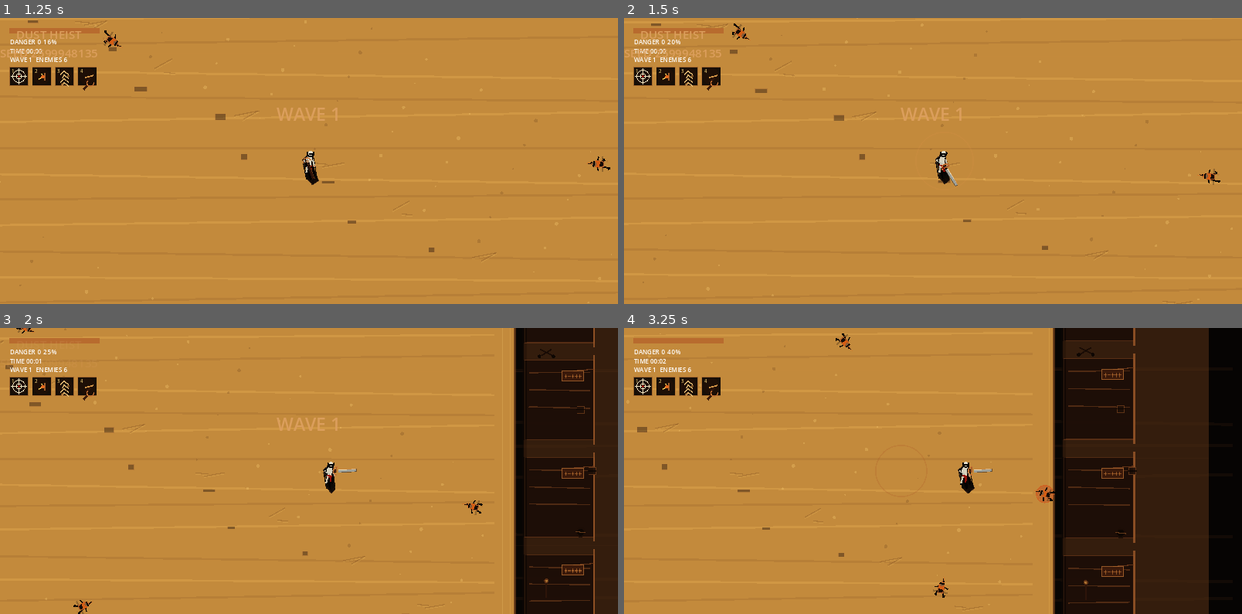
Above: before the commit, frames 1-4 (two rows, left to right).
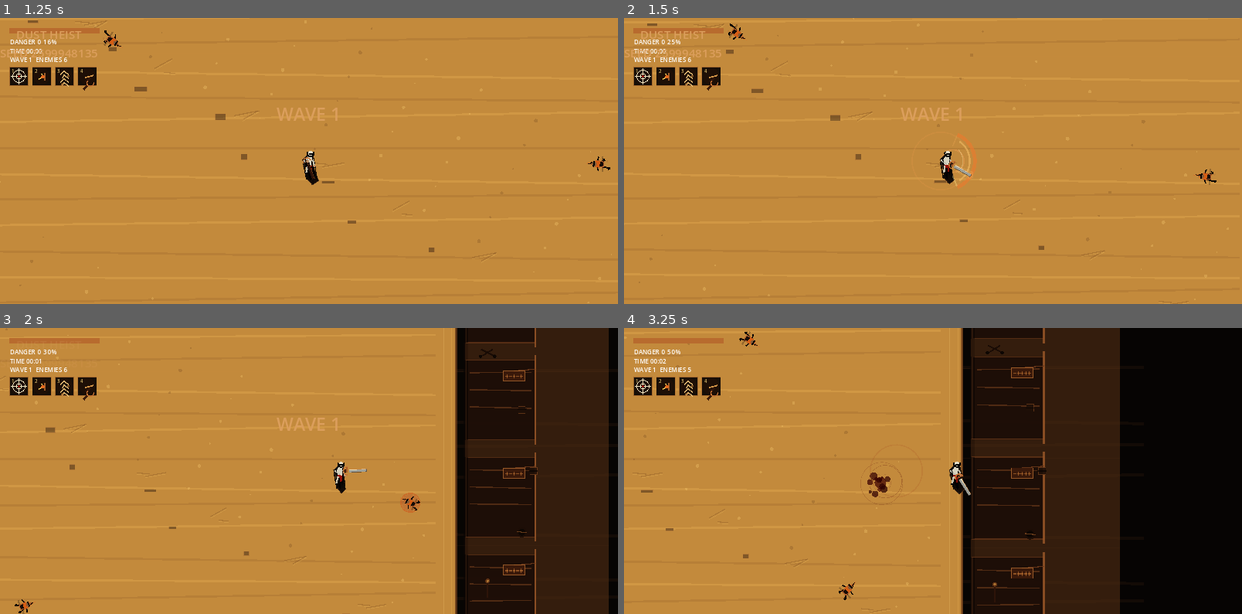
Above: after the commit, the same moments.

Repository: aimbotic/NeonHeist
Game: Godot game, scene res://scenes/Main.tscn
Two runs of this game, one before a commit and one after it. Both use one fixed random seed, a clock stepped at 60 frames per second and the inputs below.
Inputs (mouse positions are in pixels of both pictures, inside the frame that each line leads up to):
- Up to frame 1 (1.25 s): click "PLAY" at 0.5 s
- Up to frame 2 (1.5 s): tap Enter at 1.25 s; move the mouse to (1068, 146) at 1.27 s; hold Right (ui_right) from 1.28 s (still down); hold J (attack) from 1.28 s (still down); click (1068, 146) at 1.42 s
- Up to frame 3 (2 s): keep holding Right (ui_right); keep holding J (attack); tap Space (dash) at 1.55 s
- Up to frame 4 (3.25 s): release Right (ui_right) at 2 s; release J (attack) at 2 s; drag from (809, 485) to (902, 528) at 2.02 s; move the mouse to (994, 408) at 2.77 s; hold Right (ui_right) from 2.78 s (still down); hold J (attack) from 2.78 s (still down); click (994, 408) at 2.92 s; tap Space (dash) at 3.05 s

Frame 1 is identical in both runs. In frame 2, 0.8% of the frame differs, in the area x 3-97%, y 1-100%; in frame 3, 14%; in frame 4, 31%, in the area x 2-95%, y 0-100%.

Commit message:
Tune duel waves and combat controls

Diff:
--- a/scripts/game/main.gd
+++ b/scripts/game/main.gd
@@ -423,15 +423,17 @@
 func _spawn_wave(wave: int) -> void:
 	var total: int = 4 + wave * 2
 	var duelist_count: int = 1 if wave % 3 == 0 else 0
+	if duelist_count > 0:
+		hud.show_duelist_intro("BLACK SASH DUELIST", Color(0.72, 0.08, 0.04))
+		_spawn_enemy(DuelistScene, 0, 1)
+		return
+
 	var post_boss_pressure: int = maxi(0, wave - 3) + duelists_defeated * 2
 	var brute_count: int = int(mini(maxi(0, wave - 2 + post_boss_pressure) / 2, 7))
 	var rifleman_count: int = int(mini(maxi(1, wave + post_boss_pressure) / 2, 8))
 	var knife_count: int = maxi(1, total - brute_count - rifleman_count - duelist_count)
 	var spawn_total: int = knife_count + rifleman_count + brute_count + duelist_count
 	var index := 0
-
-	if duelist_count > 0:
-		hud.show_duelist_intro("BLACK SASH DUELIST", Color(0.72, 0.08, 0.04))
 
 	for i in range(knife_count):
 		_spawn_enemy(DroneScene, index, spawn_total)
@@ -478,7 +480,7 @@
 	if not program_system.can_cast(program_id):
 		return
 
-	var result: Dictionary = program_system.cast(program_id, player.global_position, player.get_aim_direction(), enemies)
+	var result: Dictionary = program_system.cast(program_id, player.global_position, _get_mouse_aim_direction(), enemies)
 	director.add_heat(result["heat"])
 	vfx_layer.skill_flash(player.global_position, result["color"])
 	if result.get("shot_from", Vector2.ZERO) != result.get("shot_to", Vector2.ZERO):
@@ -588,6 +590,12 @@
 		return
 	_cast_program(program_id)
 
+func _get_mouse_aim_direction() -> Vector2:
+	var aim: Vector2 = player.global_position.direction_to(get_global_mouse_position())
+	if aim.length_squared() <= 0.001:
+		return player.get_aim_direction()
+	return aim
+
 func _on_ability_loadout_changed(equipped_ids: Array[String]) -> void:
 	program_system.set_equipped(equipped_ids)
 	save_system.set_equipped_abilities(program_system.equipped)
--- a/scripts/player/player.gd
+++ b/scripts/player/player.gd
@@ -7,9 +7,9 @@
 signal player_parried
 signal weapon_slashed(origin: Vector2, direction: Vector2, slash_range: float, arc: float, damage: float)
 
-var max_speed := 420.0
-var acceleration := 2600.0
-var dash_speed := 1180.0
+var max_speed := 630.0
+var acceleration := 3900.0
+var dash_speed := 1770.0
 var dash_duration := 0.13
 var dash_cooldown := 0.9
 var weapon_range := 92.0
@@ -18,7 +18,7 @@
 var weapon_windup_time := 0.0
 var weapon_active_time := 0.09
 var weapon_recovery_time := 0.22
-var weapon_cooldown := 0.25
+var weapon_cooldown := 0.0
 var weapon_sheathe_delay := 0.45
 var weapon_parry_time := 0.08
 var max_health := 1.0
@@ -116,8 +116,6 @@
 	dash_used.emit()
 
 func try_weapon_attack() -> void:
-	if _weapon_cooldown_remaining > 0.0:
-		return
 	force_quickdraw()
 
 func force_quickdraw() -> void:
@@ -157,21 +155,21 @@
 			weapon_arc = 2.55
 			weapon_damage = 58.0
 			weapon_active_time = 0.08
-			weapon_cooldown = 0.22
+			weapon_cooldown = 0.0
 			weapon_parry_time = 0.1
 		"grave_saber":
 			weapon_range = 118.0
 			weapon_arc = 2.7
 			weapon_damage = 68.0
 			weapon_active_time = 0.08
-			weapon_cooldown = 0.24
+			weapon_cooldown = 0.0
 			weapon_parry_time = 0.11
 		_:
 			weapon_range = 92.0
 			weapon_arc = 2.35
 			weapon_damage = 50.0
 			weapon_active_time = 0.09
-			weapon_cooldown = 0.25
+			weapon_cooldown = 0.0
 			weapon_parry_time = 0.08
 	queue_redraw()
 
